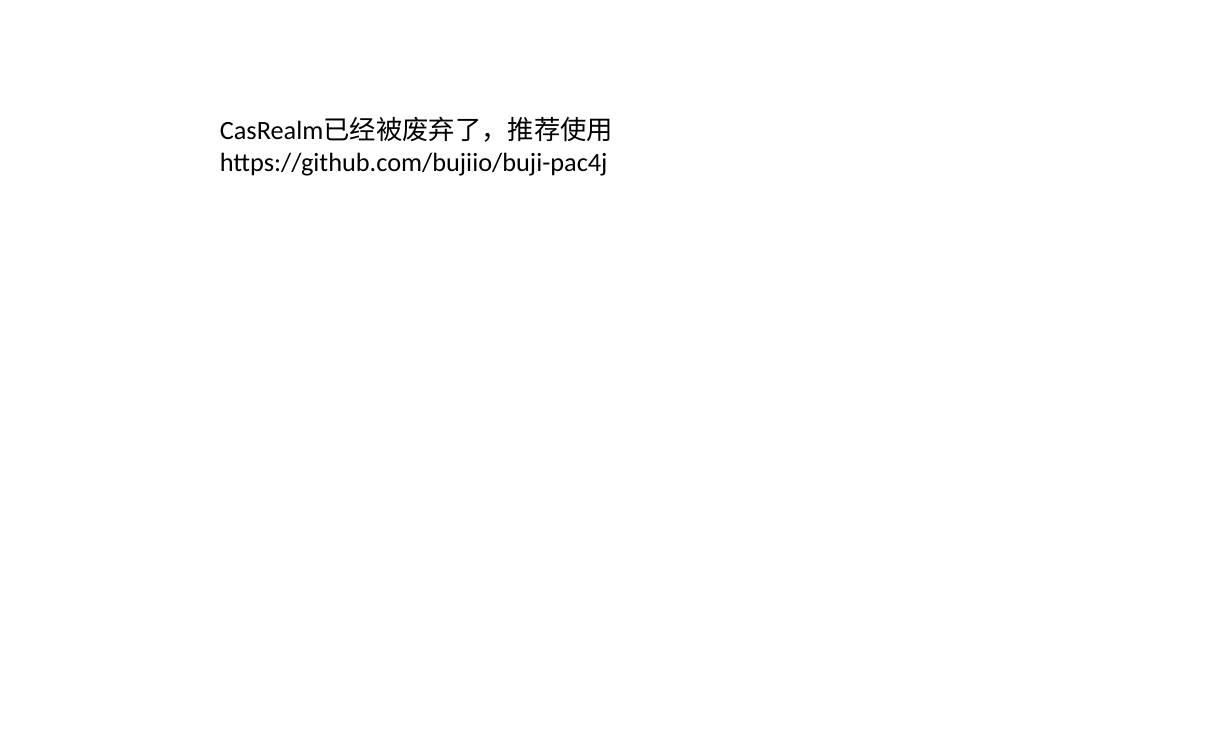
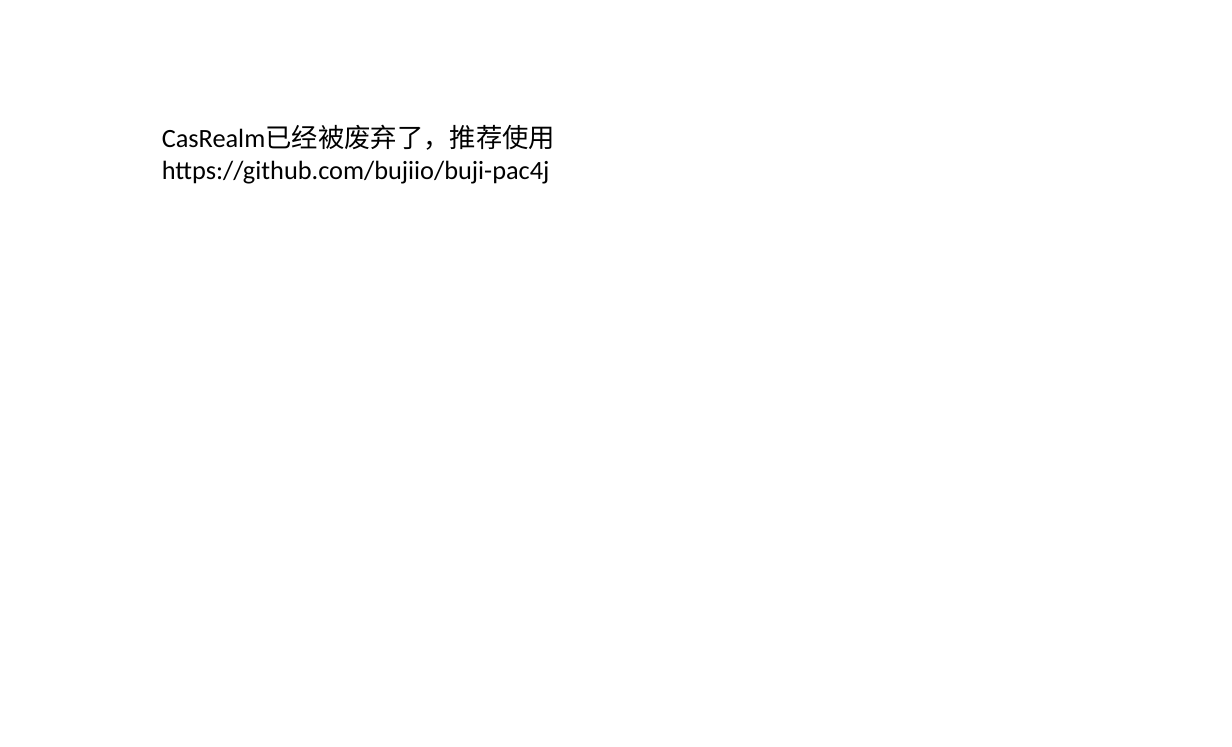
Before and after one commit to yanghaikun/shiro-in-action, a slide deck: slide 20 of shiro原理解析.pptx (slide 15 before the commit). Drawn at 1232x747 pixels with LibreOffice and Linux fonts; fonts in the diff are those of the drawing; background and template pictures are left out. Boxes give left, top, right and bottom in pixels: in the first picture for what was removed or moved away, otherwise in the second. Text is boxed around its words. In the diff, an @@ line names an element or a change of style, - is before the commit and + after.

```diff
--- a/shiro原理解析.pptx
+++ b/shiro原理解析.pptx
@@ text "CasRealm已经被废弃了，推荐使用": place and size @@
-text "CasRealm已经被废弃了，推荐使用" at box(220, 117, 613, 176)
+text "CasRealm已经被废弃了，推荐使用" at box(162, 126, 555, 184)
```
Also in this commit, not shown: 6 slides added, 1 slide removed.
